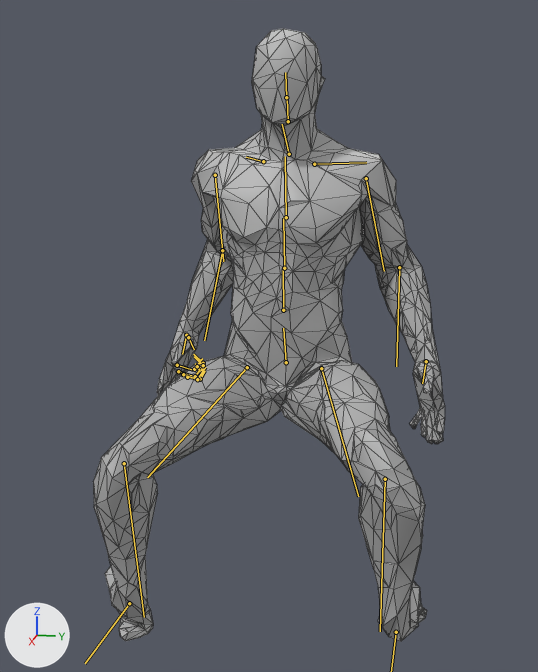
An edit to the glTF model assets/models/personaje/base/cuerpo_gigante.glb, drawn before and after from the same camera.
Camera for both pictures: a 50 mm camera at (2.21, 0.42, 1.95) aimed at (-0.01, -0.03, 1.39). Lighting does not change. The marker at lower left points along +X, +Y and +Z. The older version comes first. Both versions are drawn at frame 0 of the action 'jinete_idle'; the numbers are the values there. The bones that change, and the others that lie on the model, are drawn over the model as lines. Mesh edges are drawn as thin lines.

Objects in the first picture: 'cuerpo'.
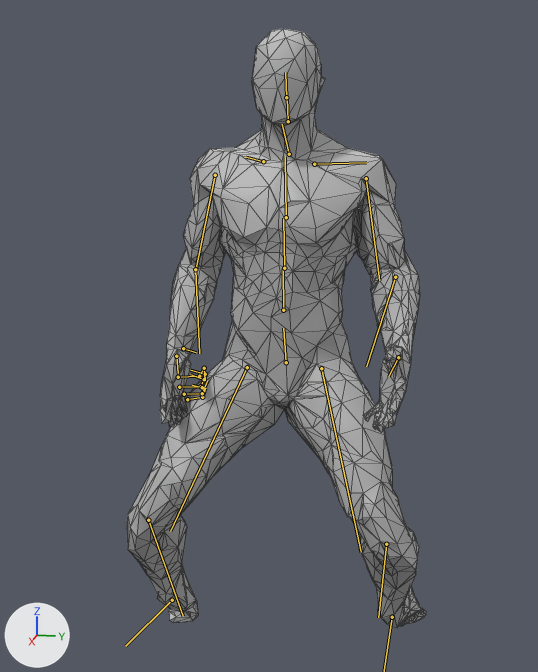
Pixel boxes [x1, y1, x2, y2] of what changed, in the pictures (538 x 672 px):
'cuerpo', posed (15% narrower): before [93, 28, 445, 641]; after [127, 28, 426, 628]
bone 'upperarm_l', root to tip: before (366, 178) to (384, 271); after (366, 178) to (379, 280)
bone 'lowerarm_l', root to tip: before (399, 267) to (396, 366); after (395, 277) to (366, 366)
bone 'upperarm_r', root to tip: before (215, 175) to (223, 261); after (215, 175) to (195, 273)
bone 'lowerarm_r', root to tip: before (222, 250) to (204, 340); after (195, 269) to (199, 353)
bone 'thigh_l', root to tip: before (321, 368) to (358, 496); after (321, 368) to (361, 552)
bone 'calf_l', root to tip: before (385, 479) to (380, 631); after (386, 544) to (378, 617)
bone 'thigh_r', root to tip: before (247, 367) to (147, 477); after (247, 367) to (170, 531)
bone 'calf_r', root to tip: before (124, 463) to (144, 617); after (148, 520) to (183, 616)
bone 'foot_r', root to tip: before (129, 603) to (85, 663); after (172, 600) to (125, 646)

What the commit changed:
Bone 'upperarm_l' (bone_upperarm_l) turns from (-16, -18, 6) to (7, -20, 11) degrees about its own x, y and z.
Bone 'lowerarm_l' (bone_lowerarm_l) turns from (41, -2, 12) to (47, 5, 5) degrees about its own x, y and z.
Bone 'upperarm_r' (bone_upperarm_r) turns from (-34, 6, -11) to (-3, 10, -7) degrees about its own x, y and z.
Bone 'lowerarm_r' (bone_lowerarm_r) turns from (52, 2, -9) to (43, -19, 9) degrees about its own x, y and z.
Bone 'thigh_l' (bone_thigh_l) turns from (-60, -12, -38) to (-30, -3, -25) degrees about its own x, y and z.
Bone 'calf_l' (bone_calf_l) turns from (77, -21, 13) to (65, -14, 9) degrees about its own x, y and z.
Bone 'foot_l' (bone_foot_l) turns from (120, -9, -5) to (84, -18, 9) degrees about its own x, y and z.
Bone 'thigh_r' (bone_thigh_r) turns from (-72, -5, 28) to (-42, -7, 17) degrees about its own x, y and z.
Bone 'calf_r' (bone_calf_r) turns from (77, -10, 23) to (60, -12, 29) degrees about its own x, y and z.
Bone 'foot_r' (bone_foot_r) turns from (87, -35, -33) to (74, -40, -26) degrees about its own x, y and z.
